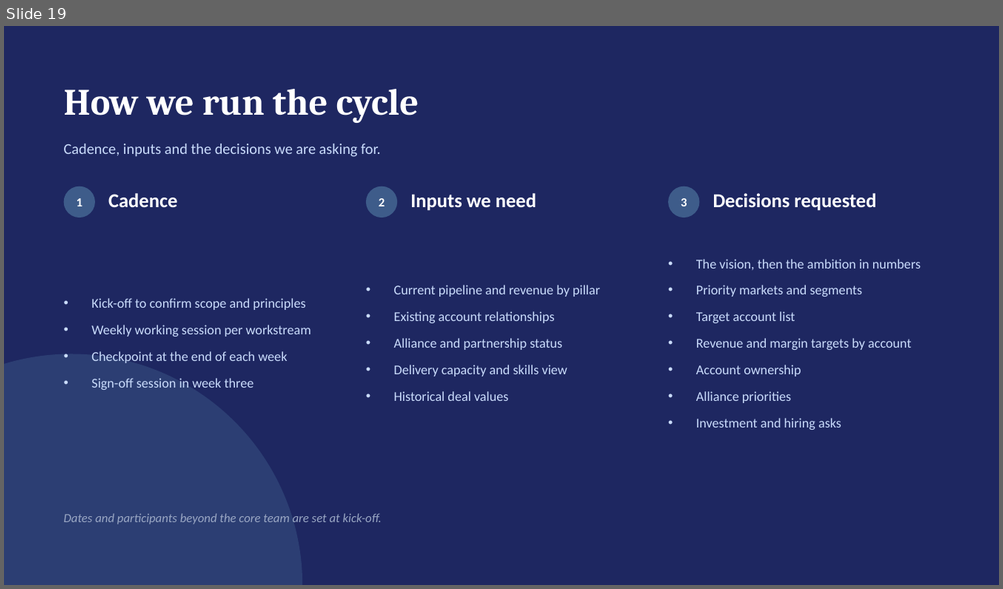
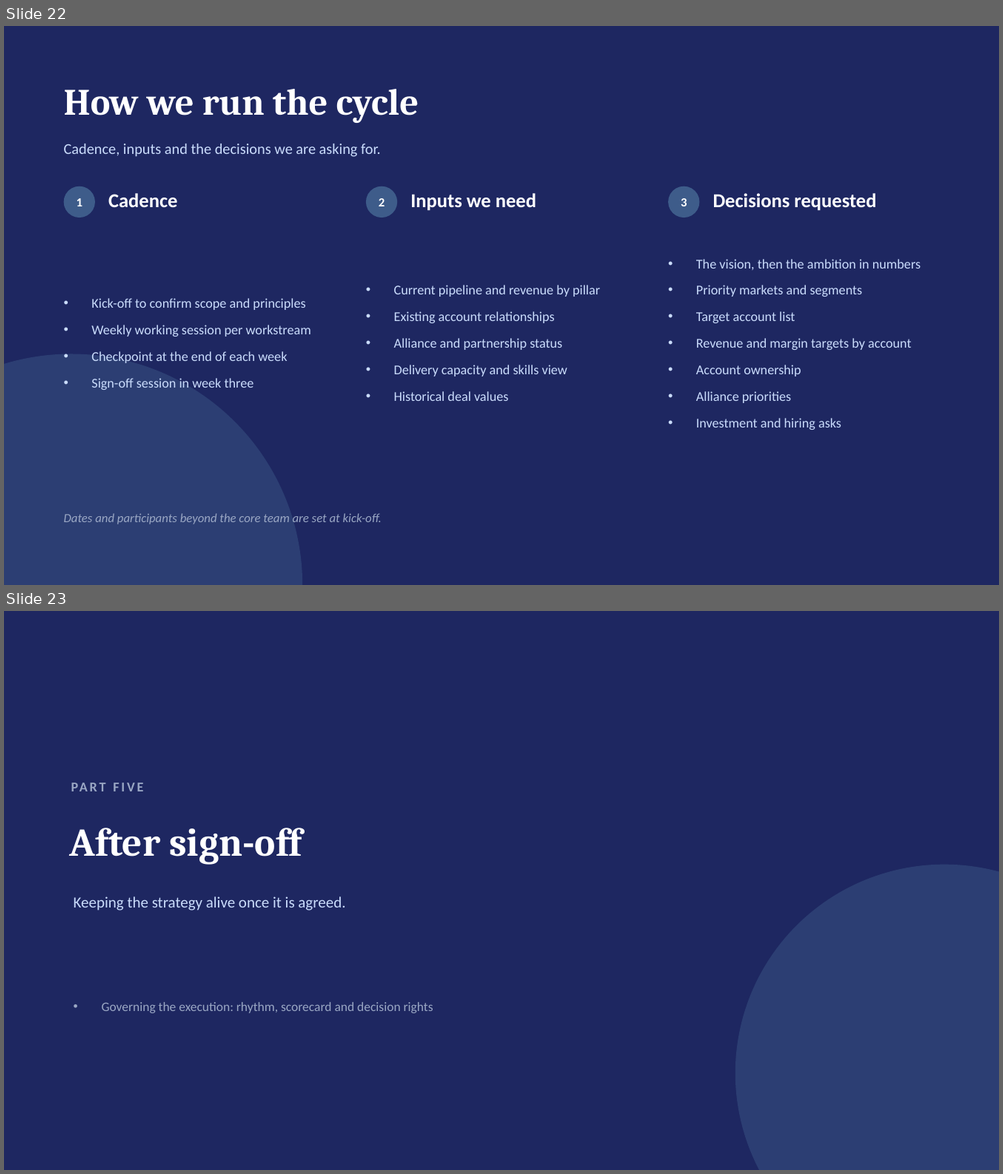
Before and after one commit to dhajjar-cyber/bae, a slide deck: FSI strategy/EAIND-FSI-Strategy-Development-Plan.pptx. Shown one above the other, each under a label of ours: slide 19 before the commit, slides 22 and 23 after it. The pictures are 1003x589 and 1003x1174 pixels, drawn with LibreOffice and Linux fonts; fonts in the diff are those of the drawing. Boxes give left, top, right and bottom in pixels: in the first picture for what was removed or moved away, otherwise in the second. Text is boxed around its words. In the diff, an @@ line names an element or a change of style, - is before the commit and + after.

```diff
--- a/FSI strategy/EAIND-FSI-Strategy-Development-Plan.pptx
+++ b/FSI strategy/EAIND-FSI-Strategy-Development-Plan.pptx
@@ slide 23 added at (4, 611, 999, 1170), background #1E2761 @@
@@ text added at (71, 772, 444, 801), 13 pt, text #9AA7C4, bold @@
+PART FIVE
@@ text added at (70, 828, 302, 864), 38 pt, text #FFFFFF, bold @@
+After sign-off
@@ ellipse added at (735, 865, 999, 1170), fill #3E5C8A at 45% opacity @@
@@ text added at (74, 897, 345, 911), 15 pt, text #CADCFC @@
+Keeping the strategy alive once it is agreed.
@@ text added at (102, 1002, 433, 1014), 12.5 pt, text #9AA7C4 @@
+• Governing the execution: rhythm, scorecard and decision rights
@@ what was slide 19 is now slide 22 @@
```
Also in this commit, not shown: 4 slides changed, 6 other slides added, 1 slide removed, 2 other files.
